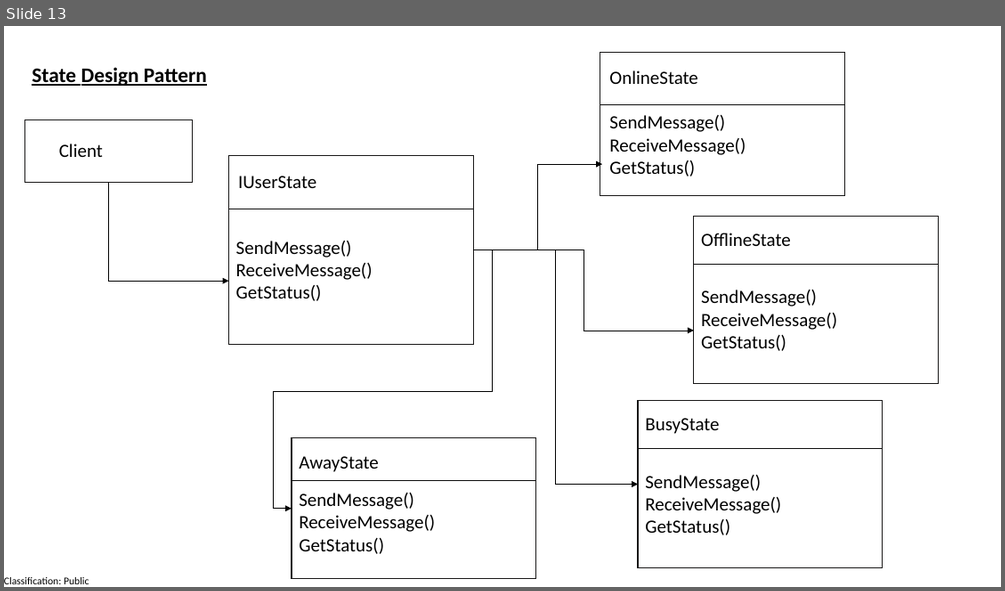
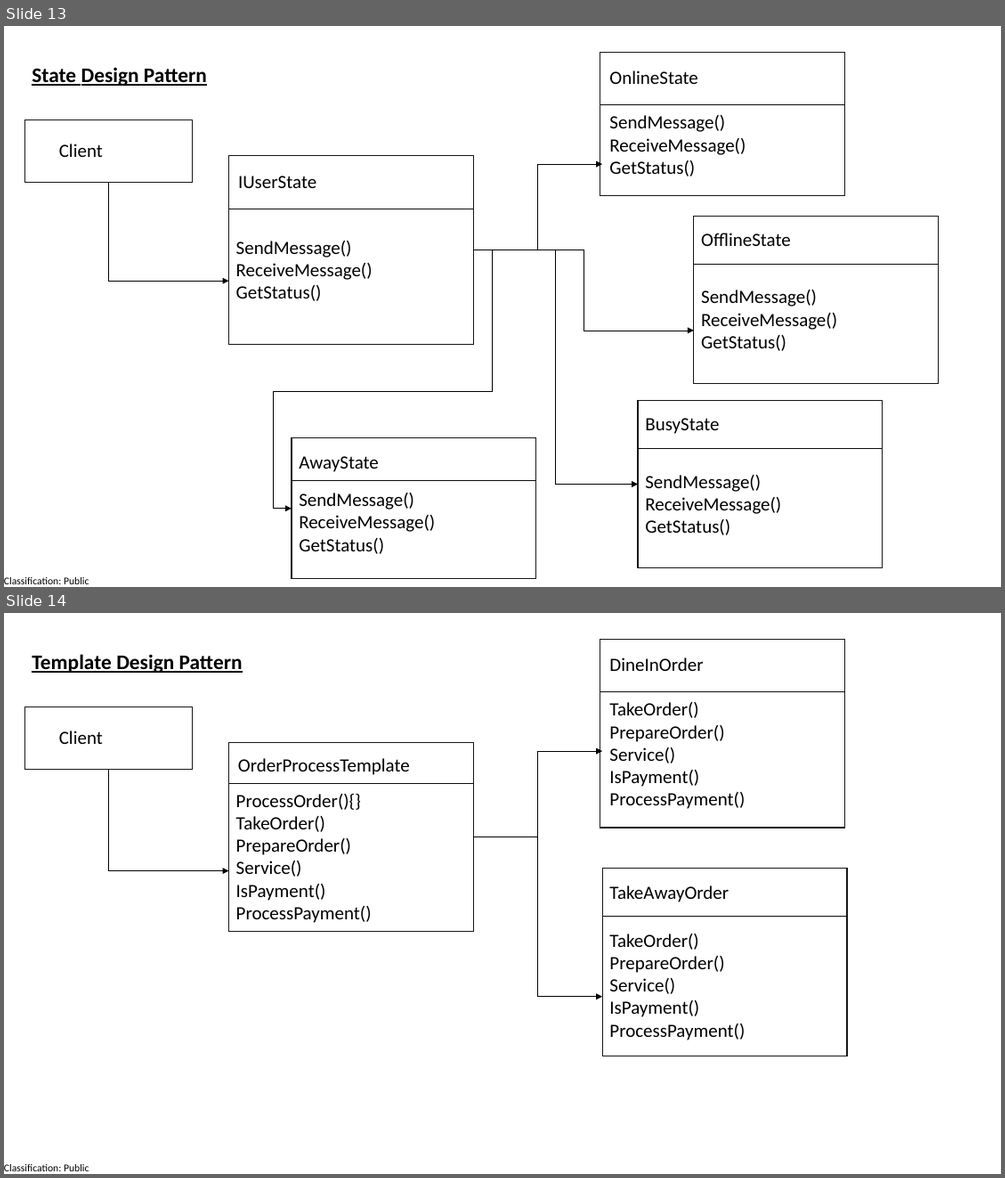
Before and after one commit to manaswiniray/DesignPatterns, a slide deck: UMLDiagrams.pptx. Shown one above the other, each under a label of ours: slide 13 before the commit, slides 13 and 14 after it. The pictures are 1005x591 and 1005x1178 pixels, drawn with LibreOffice and Linux fonts; fonts in the diff are those of the drawing. Boxes give left, top, right and bottom in pixels: in the first picture for what was removed or moved away, otherwise in the second. Text is boxed around its words. In the diff, an @@ line names an element or a change of style, - is before the commit and + after.

Commit message:
Committed for Template Design Pattern

```diff
--- a/UMLDiagrams.pptx
+++ b/UMLDiagrams.pptx
@@ slide 14 added at <box>4,613,1001,1174</box>, background #FFFFFF; not listed: 1 template element that a slide beside it also shows @@
@@ rectangle added at <box>600,639,845,827</box>, outline #181717 1 pt @@
@@ text added at <box>32,654,243,673</box>, 20 pt, text #000000, bold, underline @@
+Template Design Pattern
@@ text added at <box>609,657,703,671</box>, 18 pt, text #000000 @@
+DineInOrder
@@ line added from (600, 691) to (845, 691), #0D0D0D 0.5 pt @@
@@ rectangle added at <box>25,706,193,770</box>, outline #181717 1 pt @@
@@ text added at <box>609,702,744,809</box>, 18 pt, text #000000 @@
+TakeOrder()
+PrepareOrder()
+Service()
+IsPayment()
+ProcessPayment()
@@ text added at <box>59,730,103,744</box>, 18 pt, text #000000 @@
+Client
@@ rectangle added at <box>229,743,474,932</box>, outline #181717 1 pt @@
@@ elbow arrow added from (109, 770) to (229, 871), #000000 0.5 pt @@
@@ text added at <box>238,758,410,775</box>, 18 pt, text #000000 @@
+OrderProcessTemplate
@@ elbow arrow added from (474, 836) to (602, 751), #000000 0.5 pt @@
@@ line added from (229, 783) to (474, 783), #0D0D0D 0.5 pt @@
@@ text added at <box>236,794,372,923</box>, 18 pt, text #000000 @@
+ProcessOrder(){}
+TakeOrder()
+PrepareOrder()
+Service()
+IsPayment()
+ProcessPayment()
@@ elbow arrow added from (474, 836) to (602, 997), #000000 0.5 pt @@
@@ rectangle added at <box>602,868,847,1056</box>, outline #181717 1 pt @@
@@ text added at <box>609,885,728,902</box>, 18 pt, text #000000 @@
+TakeAwayOrder
@@ line added from (602, 916) to (847, 916), #0D0D0D 0.5 pt @@
@@ text added at <box>609,933,744,1040</box>, 18 pt, text #000000 @@
+TakeOrder()
+PrepareOrder()
+Service()
+IsPayment()
+ProcessPayment()
```
Also in this commit, not shown: 13 other files.
